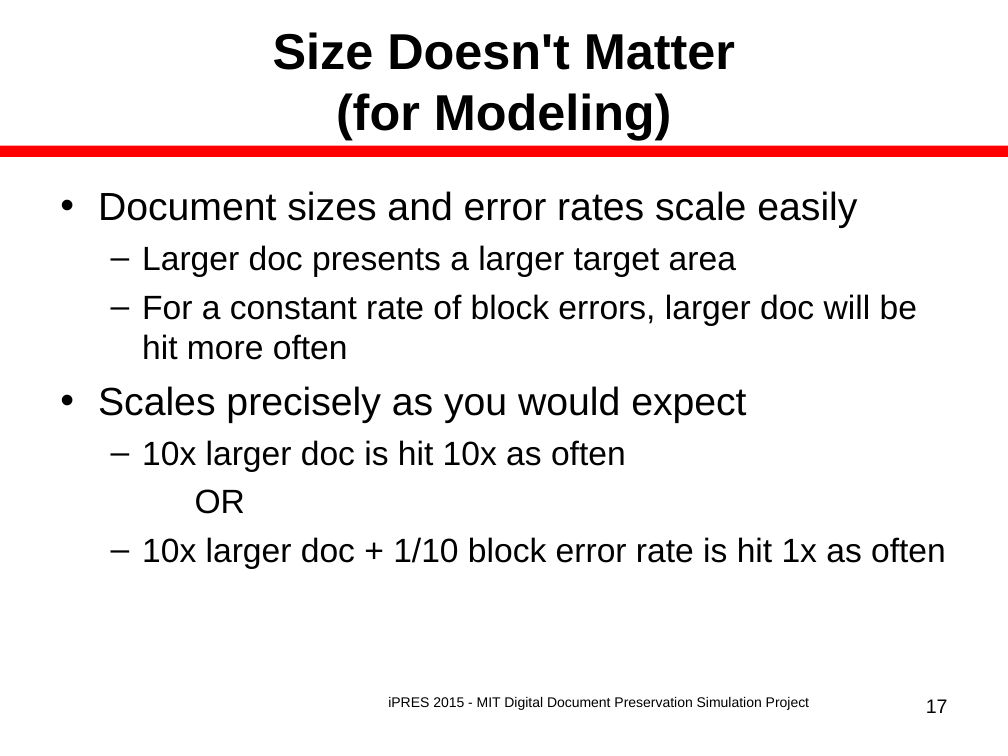
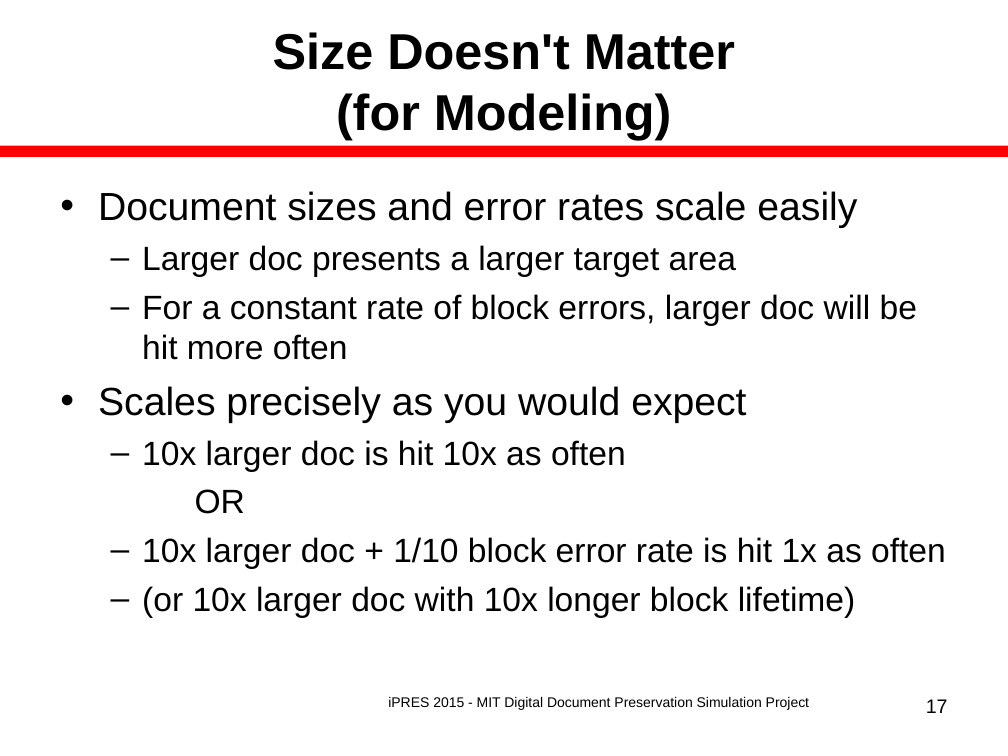
Before and after one commit to MIT-Informatics/PreservationSimulation, a slide deck: slide 17 of shelf/docs/Slides_iPres2015Nov.ppt. Drawn at 1008x756 pixels with LibreOffice and Linux fonts; fonts in the diff are those of the drawing. Boxes give left, top, right and bottom in pixels: in the first picture for what was removed or moved away, otherwise in the second. Text is boxed around its words. In the diff, an @@ line names an element or a change of style, - is before the commit and + after.

```diff
--- a/shelf/docs/Slides_iPres2015Nov.ppt
+++ b/shelf/docs/Slides_iPres2015Nov.ppt
@@ text at [142, 586, 856, 618]: paragraph added @@
+  – (or 10x larger doc with 10x longer block lifetime)
```
Also in this commit, not shown: 2 other slides changed, 4 slides added, 6 other files.
